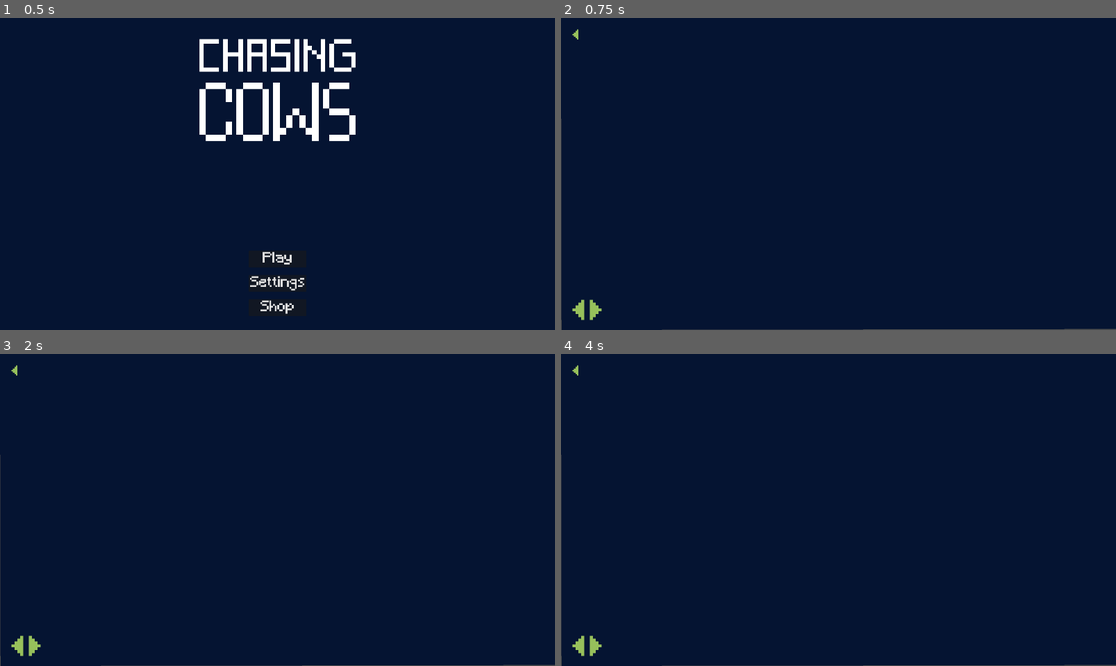
Above: before the commit, frames 1-4 (two rows, left to right).
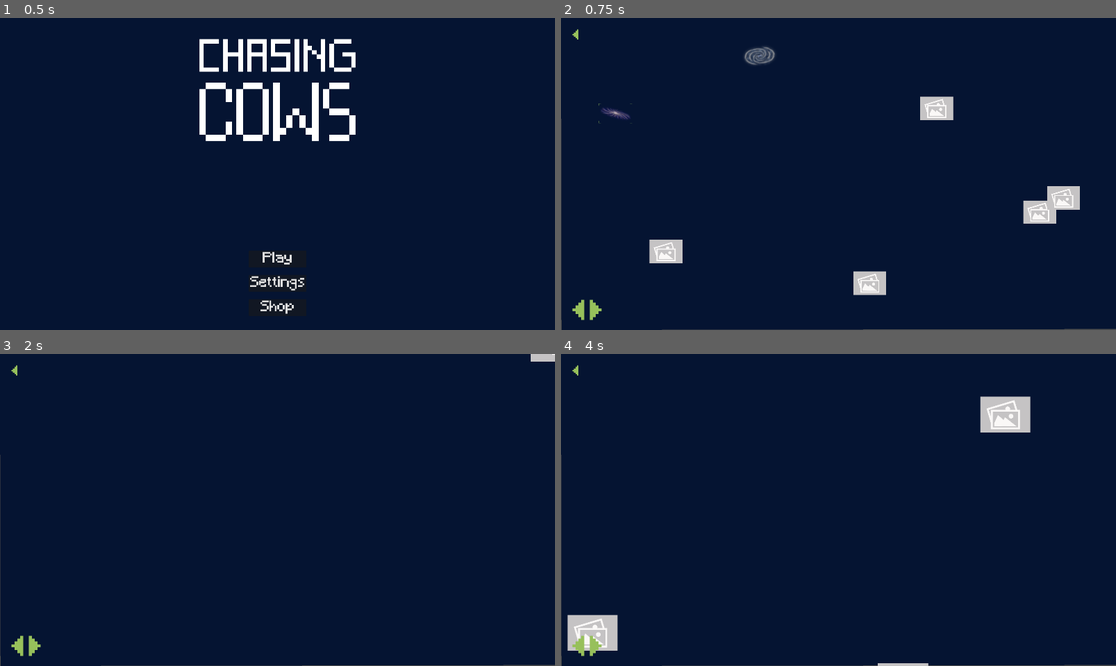
Above: after the commit, the same moments.

Repository: k4444th/ChasingCows
Game: Godot game, scene res://Scenes/main_menu.tscn
The game is run twice, just before and just after one commit, with the same random seed, the same clock (stepped at 60 frames per second) and the same inputs.
Inputs (mouse positions are in pixels of both pictures, inside the frame that each line leads up to):
- Up to frame 1 (0.5 s): no input
- Up to frame 2 (0.75 s): click "Play" at 0.5 s
- Up to frame 3 (2 s): click (16, 647) at 1.25 s
- Up to frame 4 (4 s): click (594, 647) at 2 s; click (577, 369) at 2.75 s; click "Play" at 3.5 s

Frame 1 is identical in both runs. In frame 2, 2.6% of the frame differs, in the area x 6-94%, y 9-89%; in frame 3, 0.1%; in frame 4, 2.1%.

Commit message:
add zoom to transition

Diff:
--- a/Scenes/choose_destination.gd
+++ b/Scenes/choose_destination.gd
@@ -1,7 +1,7 @@
 extends Node2D
 
 var selected: TextureButton
-var transitionSpeed := 1.5
+var transitionSpeed := 2.5
 
 @onready var selector := $Selector
 @onready var camera := $Camera
@@ -60,8 +60,13 @@
 	selected = node
 	selector.selectorPosition = node.position + node.size * (node.scale / 2)
 	selector.selectorSize = node.size * node.scale
-	var tween = get_tree().create_tween()
-	tween.tween_property(camera, "position", node.position + node.size * (node.scale / 2), transitionSpeed).set_trans(Tween.TRANS_QUAD)
+	var tweenPos = get_tree().create_tween()
+	var tweenZoom1 = get_tree().create_tween()
+	tweenPos.tween_property(camera, "position", node.position + node.size * (node.scale / 2), transitionSpeed).set_trans(Tween.TRANS_QUAD)
+	tweenZoom1.tween_property(camera, "zoom", Vector2(0.8, 0.8), transitionSpeed / 2).set_trans(Tween.TRANS_QUAD)
+	await tweenZoom1.finished
+	var tweenZoom2 = get_tree().create_tween()
+	tweenZoom2.tween_property(camera, "zoom", Vector2(1.0, 1.0), transitionSpeed / 2).set_trans(Tween.TRANS_QUAD)
 
 func _on_milky_way_pressed() -> void:
 	get_tree().change_scene_to_file("res://Scenes/level.tscn")
--- a/Scenes/choose_destination.tscn
+++ b/Scenes/choose_destination.tscn
@@ -21,6 +21,7 @@
 grow_vertical = 2
 rotation = -0.0017254
 color = Color(0.0196078, 0.0784314, 0.196078, 1)
+metadata/_edit_use_anchors_ = true
 
 [node name="Canvas" type="CanvasLayer" parent="."]
 layer = 10
@@ -45,6 +46,7 @@
 grow_vertical = 0
 scale = Vector2(10, 10)
 texture_normal = ExtResource("3_e68r7")
+metadata/_edit_use_anchors_ = true
 
 [node name="ArrowRight" type="TextureButton" parent="Canvas"]
 anchors_preset = 2
@@ -58,66 +60,74 @@
 scale = Vector2(10, 10)
 texture_normal = ExtResource("3_e68r7")
 flip_h = true
+metadata/_edit_use_anchors_ = true
 
 [node name="Galaxies" type="Node" parent="."]
 
 [node name="Andromeda" type="TextureButton" parent="Galaxies"]
-offset_left = -2550.0
-offset_top = -418.0
-offset_right = -2357.0
-offset_bottom = -312.0
+offset_left = -3696.0
+offset_top = -1073.0
+offset_right = -3503.0
+offset_bottom = -967.0
 scale = Vector2(2.5, 2.5)
 texture_normal = ExtResource("4_e42j6")
+metadata/_edit_use_anchors_ = true
 
 [node name="MilkyWay" type="TextureButton" parent="Galaxies"]
-offset_left = -399.0
-offset_top = -1337.0
-offset_right = -158.0
-offset_bottom = -1201.0
+offset_left = -1545.0
+offset_top = -1992.0
+offset_right = -1304.0
+offset_bottom = -1856.0
 scale = Vector2(2.5, 2.5)
 texture_normal = ExtResource("4_hlybq")
 metadata/_edit_use_anchors_ = true
 
 [node name="HangayButton" type="TextureButton" parent="Galaxies"]
-offset_left = -1785.0
-offset_top = 1655.0
-offset_right = -1281.0
-offset_bottom = 2015.0
+offset_left = -2931.0
+offset_top = 1000.0
+offset_right = -2427.0
+offset_bottom = 1360.0
 texture_normal = ExtResource("1_ur3en")
+metadata/_edit_use_anchors_ = true
 
 [node name="FornaxButton" type="TextureButton" parent="Galaxies"]
-offset_left = 1336.0
-offset_top = 2138.0
-offset_right = 1840.0
-offset_bottom = 2498.0
+offset_left = 190.0
+offset_top = 1483.0
+offset_right = 694.0
+offset_bottom = 1843.0
 texture_normal = ExtResource("1_ur3en")
+metadata/_edit_use_anchors_ = true
 
 [node name="TriangulumButton" type="TextureButton" parent="Galaxies"]
-offset_left = 2363.0
-offset_top = -540.0
-offset_right = 2867.0
-offset_bottom = -180.0
+offset_left = 1217.0
+offset_top = -1195.0
+offset_right = 1721.0
+offset_bottom = -835.0
 texture_normal = ExtResource("1_ur3en")
+metadata/_edit_use_anchors_ = true
 
 [node name="Absantha-GomButton" type="TextureButton" parent="Galaxies"]
-offset_left = 3939.0
-offset_top = 1050.0
-offset_right = 4443.0
-offset_bottom = 1410.0
+offset_left = 2793.0
+offset_top = 395.0
+offset_right = 3297.0
+offset_bottom = 755.0
 texture_normal = ExtResource("1_ur3en")
+metadata/_edit_use_anchors_ = true
 
 [node name="Absantha-ShadButtton" type="TextureButton" parent="Galaxies"]
-offset_left = 4305.0
-offset_top = 835.0
-offset_right = 4809.0
-offset_bottom = 1195.0
+offset_left = 3159.0
+offset_top = 180.0
+offset_right = 3663.0
+offset_bottom = 540.0
 texture_normal = ExtResource("1_ur3en")
+metadata/_edit_use_anchors_ = true
 
 [node name="Selector" parent="." instance=ExtResource("3_e42j6")]
 z_index = 100
 position = Vector2(960, 540)
 
 [node name="Camera" type="Camera2D" parent="."]
+zoom = Vector2(0.2, 0.2)
 
 [connection signal="pressed" from="Canvas/ArrowBack" to="." method="_on_arrow_back_pressed"]
 [connection signal="pressed" from="Canvas/ArrowLeft" to="." method="_on_arrow_left_pressed"]
